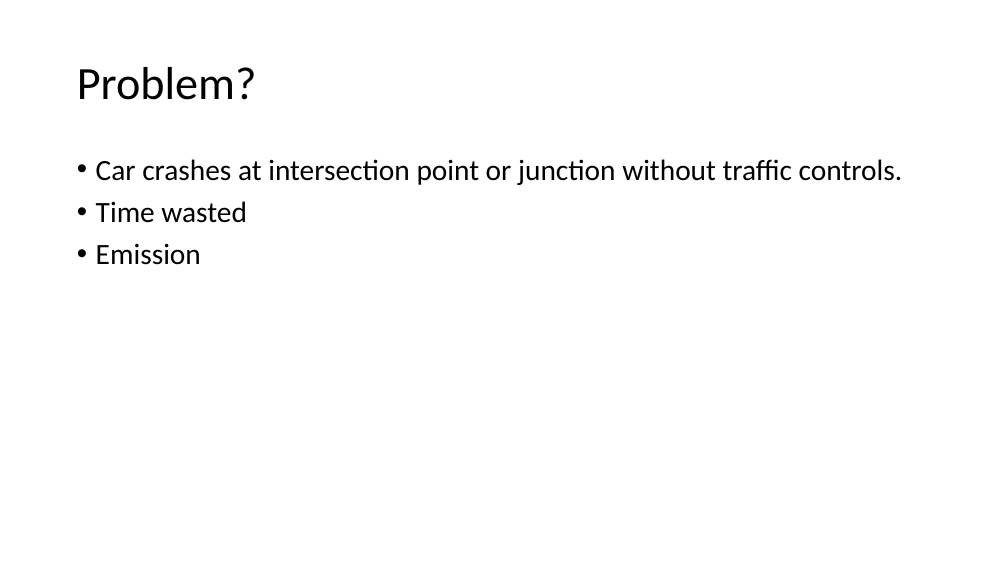
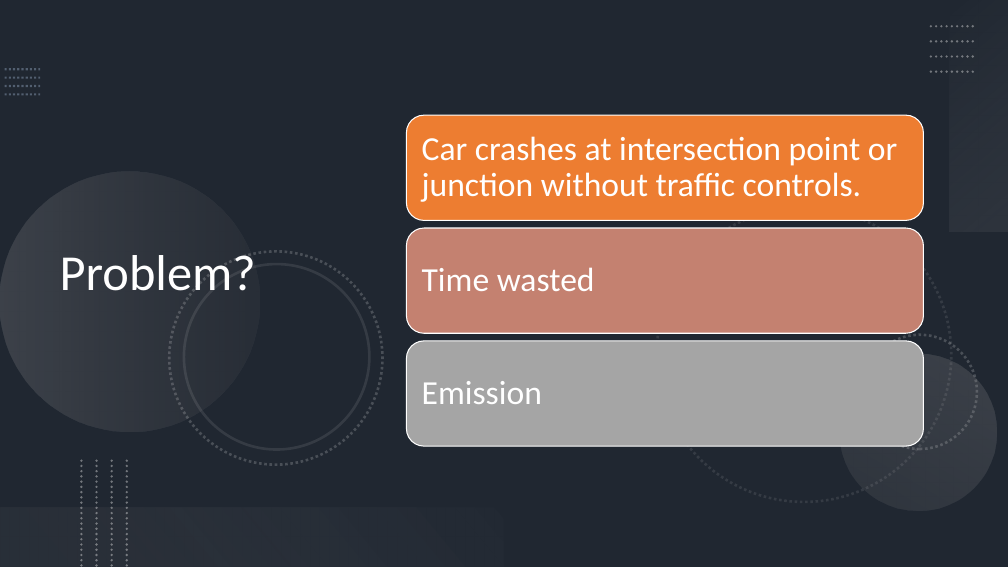
Before and after one commit to Team-Lamentis/Emphasis-Seminar-Project-Lab-SS-22, a slide deck: slide 2 of AIM Autonomous Intersection Management.pptx. Drawn at 1008x567 pixels with LibreOffice and Linux fonts; fonts in the diff are those of the drawing. Boxes give left, top, right and bottom in pixels: in the first picture for what was removed or moved away, otherwise in the second. Text is boxed around its words. In the diff, an @@ line names an element or a change of style, - is before the commit and + after.

```diff
--- a/AIM Autonomous Intersection Management.pptx
+++ b/AIM Autonomous Intersection Management.pptx
@@ background #FFFFFF to #44546A @@
@@ rectangle added at (0,0,1008,567), fill #000000 at 53% opacity @@
@@ rectangle added at (950,0,1008,231), fill gradient #F5F5F5 to #AFABAB @@
@@ title "Problem?": place and size @@
-title "Problem?" at (77,67,257,100)
+title "Problem?" at (60,255,256,291)
@@ title "Problem?" at (60,255,256,291): size 44 to 48 pt, text colour #000000 to #FFFFFF @@
@@ group added at (5,70,40,95): 4 lines @@
@@ group added at (931,26,976,72): 4 lines @@
@@ text "Car crashes at intersection point ...": place and size @@
-text "Car crashes at intersection point ..." at (96,159,902,265)
+text "Car crashes at intersection point ..." at (422,136,897,202)
@@ text "Car crashes at intersection point ..." at (422,136,897,202): size 28 to 32 pt, text colour #000000 to #FFFFFF; bullet • to none; more space between paragraphs; vertical alignment top to middle @@
@@ text at (96,201,246,265): paragraphs removed @@
-• Time wasted
-• Emission
@@ group added at (0,172,1008,539): 6 ellipses @@
@@ group added at (407,115,924,446): 3 rounded rectangles, 2 texts @@
+Time wasted
+Emission
@@ group added at (82,461,127,567): 4 lines @@
@@ rectangle added at (0,508,504,567), fill gradient #767171 to #F1F0F0 @@
```
Also in this commit, not shown: 1 other slide changed, 4 slides added, 1 slide removed.
